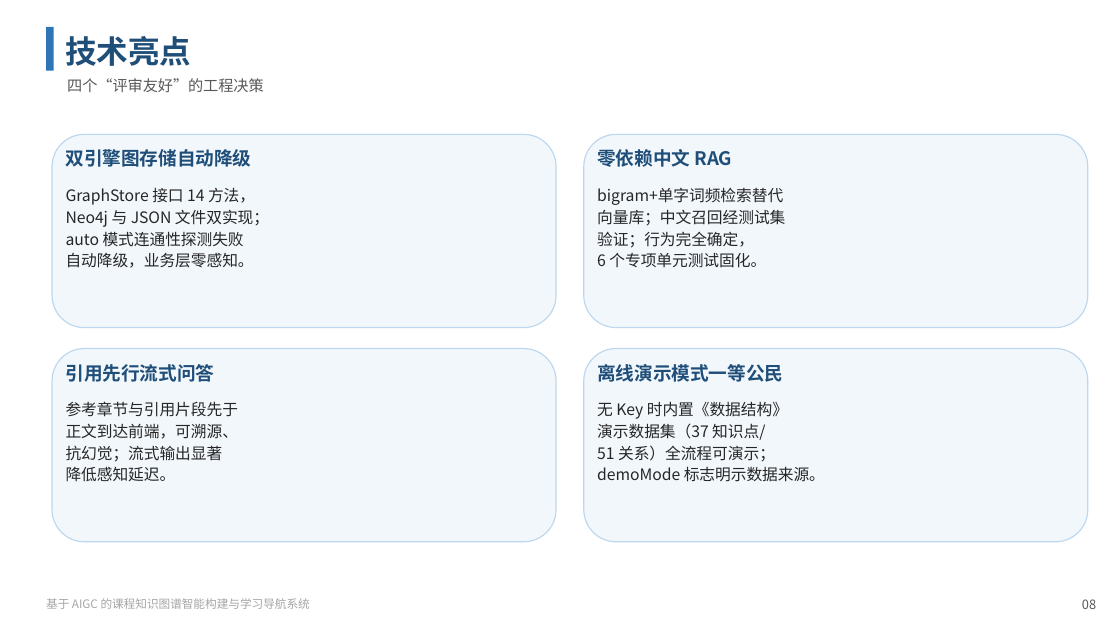
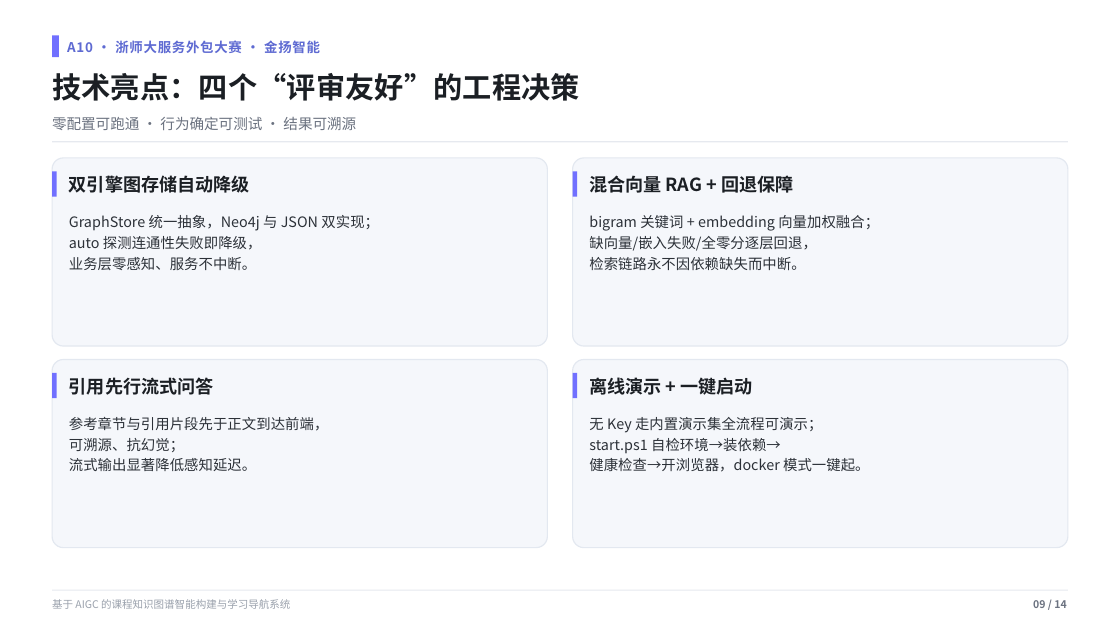
Before and after one commit to EterUltimate/A10_KnowledgeGraph, a slide deck: slide 9 of submissions/A10项目简介PPT.pptx (slide 8 before the commit). Drawn at 1120x630 pixels with LibreOffice and Linux fonts; fonts in the diff are those of the drawing. Boxes give left, top, right and bottom in pixels: in the first picture for what was removed or moved away, otherwise in the second. Text is boxed around its words. In the diff, an @@ line names an element or a change of style, - is before the commit and + after.

```diff
--- a/submissions/A10项目简介PPT.pptx
+++ b/submissions/A10项目简介PPT.pptx
@@ rectangle: place and size @@
-rectangle at [46,27,54,71]
+rectangle at [52,35,59,57]
@@ rectangle at [52,35,59,57]: fill #2E75B6 to #7170FF @@
@@ text removed at [65,36,191,66] @@
-技术亮点
@@ text added at [67,40,320,53], 11.5 pt, text #5E6AD2, bold @@
+A10 · 浙师大服务外包大赛 · 金扬智能
@@ text at [52,73,580,101]: text changed; size 13 to 25 pt; text colour #595959 to #1B1F24; bold on @@
-四个“评审友好”的工程决策
+技术亮点：四个“评审友好”的工程决策
@@ text "技术亮点：四个“评审友好”的工程决策" at [52,73,580,101]: vertical alignment top to middle @@
@@ text added at [52,117,356,130], 12.5 pt, text #6B7280 @@
+零配置可跑通 · 行为确定可测试 · 结果可溯源
@@ rectangle added at [52,141,1068,143], fill #E6E9EF @@
@@ text removed at [597,149,733,167] @@
-零依赖中文 RAG
@@ rounded rectangle: place and size @@
-rounded rectangle at [52,134,556,328]
+rounded rectangle at [52,158,548,346]
@@ rectangle added at [52,171,57,197], fill #7170FF @@
@@ text "双引擎图存储自动降级" at [69,175,250,193]: size 16 to 15.5 pt, text colour #1F4E79 to #1B1F24; line spacing 1.12 to 1.15 @@
@@ text "双引擎图存储自动降级": place and size @@
-text "双引擎图存储自动降级" at [66,149,252,167]
+text "双引擎图存储自动降级" at [69,175,250,193]
@@ fill #F2F7FC to #F5F7FB; outline #BDD7EE 1 pt to #E3E8F0 1 pt; proportions changed in 4 elements at [52,360,548,548], [573,360,1069,548], [52,158,548,346], [573,158,1069,346] @@
@@ rounded rectangle: place and size @@
-rounded rectangle at [584,134,1088,328]
+rounded rectangle at [573,158,1069,346]
@@ rectangle added at [573,171,578,197], fill #7170FF @@
@@ text added at [589,175,793,193], 15.5 pt, text #1B1F24, bold @@
+混合向量 RAG + 回退保障
@@ text removed at [597,187,785,268] @@
-bigram+单字词频检索替代
-向量库；中文召回经测试集
-验证；行为完全确定，
-6 个专项单元测试固化。
@@ text at [69,215,379,270]: text changed; size 13.5 to 12.3 pt; text colour #262626 to #2C3138 @@
-GraphStore 接口 14 方法，
-Neo4j 与 JSON 文件双实现；
-auto 模式连通性探测失败
-自动降级，业务层零感知。
+GraphStore 统一抽象，Neo4j 与 JSON 双实现；
+auto 探测连通性失败即降级，
+业务层零感知、服务不中断。
@@ text added at [589,215,879,270], 12.3 pt, text #2C3138 @@
+bigram 关键词 + embedding 向量加权融合；
+缺向量/嵌入失败/全零分逐层回退，
+检索链路永不因依赖缺失而中断。
@@ rounded rectangle: place and size @@
-rounded rectangle at [52,349,556,542]
+rounded rectangle at [52,360,548,548]
@@ rectangle added at [52,373,57,398], fill #7170FF @@
@@ text "引用先行流式问答": place and size @@
-text "引用先行流式问答" at [66,364,215,382]
+text "引用先行流式问答" at [69,377,214,395]
@@ text "引用先行流式问答" at [69,377,214,395]: size 16 to 15.5 pt, text colour #1F4E79 to #1B1F24; line spacing 1.12 to 1.15 @@
@@ rounded rectangle: place and size @@
-rounded rectangle at [584,349,1088,542]
+rounded rectangle at [573,360,1069,548]
@@ rectangle added at [573,373,578,398], fill #7170FF @@
@@ text at [589,377,752,395]: text changed; size 16 to 15.5 pt; text colour #1F4E79 to #1B1F24 @@
-离线演示模式一等公民
+离线演示 + 一键启动
@@ text at [69,417,328,471]: text changed; size 13.5 to 12.3 pt; text colour #262626 to #2C3138 @@
-参考章节与引用片段先于
-正文到达前端，可溯源、
-抗幻觉；流式输出显著
-降低感知延迟。
+参考章节与引用片段先于正文到达前端，
+可溯源、抗幻觉；
+流式输出显著降低感知延迟。
@@ text at [589,417,869,472]: text changed; size 13.5 to 12.3 pt; text colour #262626 to #2C3138 @@
-无 Key 时内置《数据结构》
-演示数据集（37 知识点/
-51 关系）全流程可演示；
-demoMode 标志明示数据来源。
+无 Key 走内置演示集全流程可演示；
+start.ps1 自检环境→装依赖→
+健康检查→开浏览器，docker 模式一键起。
@@ text "基于 AIGC 的课程知识图谱智能构建与学习导航系统" at [52,599,290,609]: size 10 to 9 pt, text colour #A6A6A6 to #9AA1AC; line spacing 1.12 to 1.15 @@
@@ rectangle added at [52,590,1068,591], fill #E6E9EF @@
@@ text removed at [1082,599,1096,609] @@
-08
@@ text added at [1033,600,1066,608], 9 pt, text #6B7280, bold @@
+09 / 14
```
Also in this commit, not shown: 9 other slides changed, 4 slides added, 2 slides removed, 17 other files.
